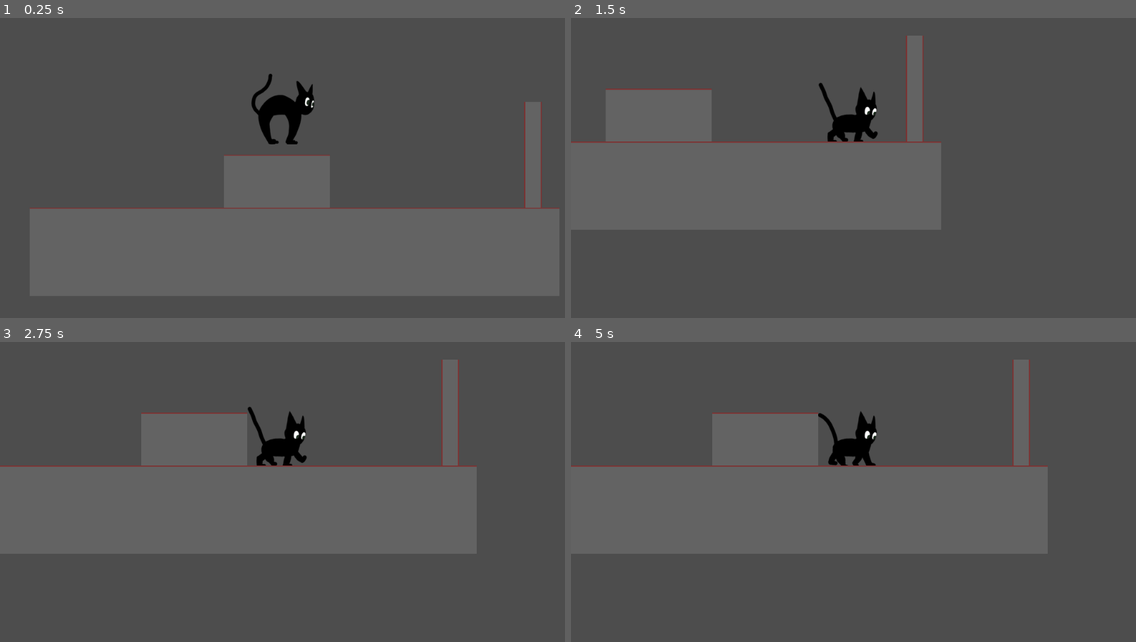
Above: before the commit, frames 1-4 (two rows, left to right).
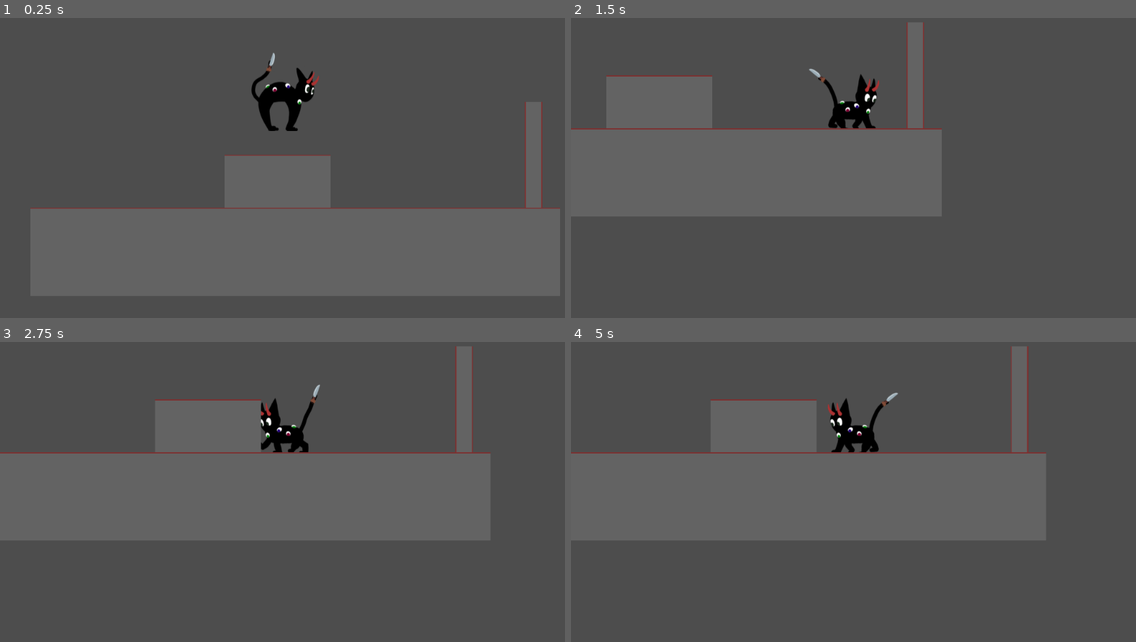
Above: after the commit, the same moments.

Repository: robchrischmidt/team-scarecrow-fear-me-gamejam
Game: Godot game, scene res://Scenes/L1.tscn
The game is run twice, just before and just after one commit, with the same random seed, the same clock (stepped at 60 frames per second) and the same inputs.
Inputs (mouse positions are in pixels of both pictures, inside the frame that each line leads up to):
- Up to frame 1 (0.25 s): no input
- Up to frame 2 (1.5 s): move the mouse to (977, 84) at 0.52 s; hold D (MoveRight) from 0.53 s (still down); tap J (Dash) at 0.6, 1.35 s; tap Space (Jump) at 0.77 s; move the mouse to (740, 126) at 1.27 s
- Up to frame 3 (2.75 s): tap Space (Jump) at 1.52 s; move the mouse to (outside the picture) at 2.02 s; release D (MoveRight) at 2.03 s; hold A (MoveLeft) from 2.03 s (still down); tap J (Dash) at 2.1 s
- Up to frame 4 (5 s): move the mouse to (825, 516) at 2.77 s; release A (MoveLeft) at 2.78 s; hold D (MoveRight) 2.78-4.28 s; tap J (Dash) at 2.85, 3.6, 4.35 s; tap Space (Jump) at 3.02, 3.77, 4.52 s; move the mouse to (1023, 495) at 3.52 s; move the mouse to (684, 366) at 4.27 s; hold A (MoveLeft) from 4.28 s (still down)

The runs differ from the first frame. In frame 1, 1.4% of the frame differs, in the area x 5-100%, y 11-64%; in frame 2, 2.0%; in frame 3, 2.5%, in the area x 0-87%, y 1-42%; in frame 4, 2.4%.

Commit message:
costume stuff

Diff:
--- a/Assets/Art/cat.tres
+++ b/Assets/Art/cat.tres
@@ -82,21 +82,21 @@
 atlas = ExtResource("1_qt5sr")
 region = Rect2(512, 0, 128, 128)
 
+[sub_resource type="AtlasTexture" id="AtlasTexture_0q16t"]
+atlas = ExtResource("1_qt5sr")
+region = Rect2(640, 512, 128, 128)
+
+[sub_resource type="AtlasTexture" id="AtlasTexture_ufenc"]
+atlas = ExtResource("1_qt5sr")
+region = Rect2(896, 512, 128, 128)
+
+[sub_resource type="AtlasTexture" id="AtlasTexture_4cbsj"]
+atlas = ExtResource("1_qt5sr")
+region = Rect2(768, 512, 128, 128)
+
 [sub_resource type="AtlasTexture" id="AtlasTexture_eyiao"]
 atlas = ExtResource("1_qt5sr")
 region = Rect2(0, 640, 128, 128)
-
-[sub_resource type="AtlasTexture" id="AtlasTexture_ufenc"]
-atlas = ExtResource("1_qt5sr")
-region = Rect2(896, 512, 128, 128)
-
-[sub_resource type="AtlasTexture" id="AtlasTexture_4cbsj"]
-atlas = ExtResource("1_qt5sr")
-region = Rect2(768, 512, 128, 128)
-
-[sub_resource type="AtlasTexture" id="AtlasTexture_0q16t"]
-atlas = ExtResource("1_qt5sr")
-region = Rect2(640, 512, 128, 128)
 
 [resource]
 animations = [{
@@ -187,16 +187,16 @@
 }, {
 "frames": [{
 "duration": 1.0,
+"texture": SubResource("AtlasTexture_0q16t")
+}, {
+"duration": 1.0,
+"texture": SubResource("AtlasTexture_ufenc")
+}, {
+"duration": 1.0,
+"texture": SubResource("AtlasTexture_4cbsj")
+}, {
+"duration": 1.0,
 "texture": SubResource("AtlasTexture_eyiao")
-}, {
-"duration": 1.0,
-"texture": SubResource("AtlasTexture_ufenc")
-}, {
-"duration": 1.0,
-"texture": SubResource("AtlasTexture_4cbsj")
-}, {
-"duration": 1.0,
-"texture": SubResource("AtlasTexture_0q16t")
 }],
 "loop": true,
 "name": &"walk",
--- /dev/null
+++ b/Assets/Art/knife.tres
@@ -0,0 +1,204 @@
+[gd_resource type="SpriteFrames" load_steps=26 format=3 uid="uid://cpy0l87gjbax6"]
+
+[ext_resource type="Texture2D" uid="uid://br3pamou86eyl" path="res://Assets/Art/knife_sprites.png" id="1_17ehf"]
+
+[sub_resource type="AtlasTexture" id="AtlasTexture_17ehf"]
+atlas = ExtResource("1_17ehf")
+region = Rect2(640, 0, 128, 256)
+
+[sub_resource type="AtlasTexture" id="AtlasTexture_63ubq"]
+atlas = ExtResource("1_17ehf")
+region = Rect2(768, 0, 128, 256)
+
+[sub_resource type="AtlasTexture" id="AtlasTexture_jtyj7"]
+atlas = ExtResource("1_17ehf")
+region = Rect2(896, 0, 128, 256)
+
+[sub_resource type="AtlasTexture" id="AtlasTexture_3m2dt"]
+atlas = ExtResource("1_17ehf")
+region = Rect2(0, 256, 128, 256)
+
+[sub_resource type="AtlasTexture" id="AtlasTexture_lk2pj"]
+atlas = ExtResource("1_17ehf")
+region = Rect2(128, 0, 128, 128)
+
+[sub_resource type="AtlasTexture" id="AtlasTexture_ix8pa"]
+atlas = ExtResource("1_17ehf")
+region = Rect2(256, 0, 128, 128)
+
+[sub_resource type="AtlasTexture" id="AtlasTexture_sj32e"]
+atlas = ExtResource("1_17ehf")
+region = Rect2(128, 256, 128, 128)
+
+[sub_resource type="AtlasTexture" id="AtlasTexture_p2jp6"]
+atlas = ExtResource("1_17ehf")
+region = Rect2(256, 256, 128, 128)
+
+[sub_resource type="AtlasTexture" id="AtlasTexture_xydya"]
+atlas = ExtResource("1_17ehf")
+region = Rect2(384, 256, 128, 128)
+
+[sub_resource type="AtlasTexture" id="AtlasTexture_onq1g"]
+atlas = ExtResource("1_17ehf")
+region = Rect2(512, 256, 128, 128)
+
+[sub_resource type="AtlasTexture" id="AtlasTexture_w05mc"]
+atlas = ExtResource("1_17ehf")
+region = Rect2(640, 256, 128, 128)
+
+[sub_resource type="AtlasTexture" id="AtlasTexture_cx0v6"]
+atlas = ExtResource("1_17ehf")
+region = Rect2(768, 256, 128, 128)
+
+[sub_resource type="AtlasTexture" id="AtlasTexture_dmmoc"]
+atlas = ExtResource("1_17ehf")
+region = Rect2(896, 256, 128, 128)
+
+[sub_resource type="AtlasTexture" id="AtlasTexture_mv56o"]
+atlas = ExtResource("1_17ehf")
+region = Rect2(0, 512, 128, 128)
+
+[sub_resource type="AtlasTexture" id="AtlasTexture_e1e72"]
+atlas = ExtResource("1_17ehf")
+region = Rect2(128, 512, 128, 128)
+
+[sub_resource type="AtlasTexture" id="AtlasTexture_nkfeo"]
+atlas = ExtResource("1_17ehf")
+region = Rect2(256, 512, 128, 128)
+
+[sub_resource type="AtlasTexture" id="AtlasTexture_s5lha"]
+atlas = ExtResource("1_17ehf")
+region = Rect2(384, 512, 128, 128)
+
+[sub_resource type="AtlasTexture" id="AtlasTexture_35xrv"]
+atlas = ExtResource("1_17ehf")
+region = Rect2(512, 512, 128, 128)
+
+[sub_resource type="AtlasTexture" id="AtlasTexture_ihf74"]
+atlas = ExtResource("1_17ehf")
+region = Rect2(384, 0, 128, 128)
+
+[sub_resource type="AtlasTexture" id="AtlasTexture_ednk7"]
+atlas = ExtResource("1_17ehf")
+region = Rect2(512, 0, 128, 128)
+
+[sub_resource type="AtlasTexture" id="AtlasTexture_02o1x"]
+atlas = ExtResource("1_17ehf")
+region = Rect2(640, 512, 128, 128)
+
+[sub_resource type="AtlasTexture" id="AtlasTexture_vdxvi"]
+atlas = ExtResource("1_17ehf")
+region = Rect2(768, 512, 128, 128)
+
+[sub_resource type="AtlasTexture" id="AtlasTexture_2dvyf"]
+atlas = ExtResource("1_17ehf")
+region = Rect2(896, 512, 128, 128)
+
+[sub_resource type="AtlasTexture" id="AtlasTexture_ytglc"]
+atlas = ExtResource("1_17ehf")
+region = Rect2(0, 640, 128, 128)
+
+[resource]
+animations = [{
+"frames": [{
+"duration": 1.0,
+"texture": SubResource("AtlasTexture_17ehf")
+}, {
+"duration": 1.0,
+"texture": SubResource("AtlasTexture_63ubq")
+}, {
+"duration": 1.0,
+"texture": SubResource("AtlasTexture_jtyj7")
+}, {
+"duration": 1.0,
+"texture": SubResource("AtlasTexture_3m2dt")
+}],
+"loop": true,
+"name": &"climb",
+"speed": 10.0
+}, {
+"frames": [{
+"duration": 1.0,
+"texture": SubResource("AtlasTexture_lk2pj")
+}],
+"loop": true,
+"name": &"fall",
+"speed": 0.0
+}, {
+"frames": [{
+"duration": 1.0,
+"texture": SubResource("AtlasTexture_ix8pa")
+}],
+"loop": true,
+"name": &"fall_move",
+"speed": 5.0
+}, {
+"frames": [{
+"duration": 1.0,
+"texture": SubResource("AtlasTexture_sj32e")
+}, {
+"duration": 1.0,
+"texture": SubResource("AtlasTexture_p2jp6")
+}, {
+"duration": 1.0,
+"texture": SubResource("AtlasTexture_xydya")
+}, {
+"duration": 1.0,
+"texture": SubResource("AtlasTexture_onq1g")
+}, {
+"duration": 1.0,
+"texture": SubResource("AtlasTexture_w05mc")
+}, {
+"duration": 1.0,
+"texture": SubResource("AtlasTexture_cx0v6")
+}, {
+"duration": 1.0,
+"texture": SubResource("AtlasTexture_dmmoc")
+}, {
+"duration": 1.0,
+"texture": SubResource("AtlasTexture_mv56o")
+}, {
+"duration": 1.0,
+"texture": SubResource("AtlasTexture_e1e72")
+}, {
+"duration": 1.0,
+"texture": SubResource("AtlasTexture_nkfeo")
+}, {
+"duration": 1.0,
+"texture": SubResource("AtlasTexture_s5lha")
+}, {
+"duration": 1.0,
+"texture": SubResource("AtlasTexture_35xrv")
+}],
+"loop": true,
+"name": &"idle",
+"speed": 10.0
+}, {
+"frames": [{
+"duration": 1.0,
+"texture": SubResource("AtlasTexture_ihf74")
+}, {
+"duration": 1.0,
+"texture": SubResource("AtlasTexture_ednk7")
+}],
+"loop": true,
+"name": &"jump_prep",
+"speed": 0.0
+}, {
+"frames": [{
+"duration": 1.0,
+"texture": SubResource("AtlasTexture_02o1x")
+}, {
+"duration": 1.0,
+"texture": SubResource("AtlasTexture_vdxvi")
+}, {
+"duration": 1.0,
+"texture": SubResource("AtlasTexture_2dvyf")
+}, {
+"duration": 1.0,
+"texture": SubResource("AtlasTexture_ytglc")
+}],
+"loop": true,
+"name": &"walk",
+"speed": 9.0
+}]
--- a/Objects/Player/AnimatedSprite2d.gd
+++ b/Objects/Player/AnimatedSprite2d.gd
@@ -1,34 +1,63 @@
 extends AnimatedSprite2D
+@export var c_body : CharacterBody2D
+@export var knife : AnimatedSprite2D
+@export var horns : AnimatedSprite2D
+@export var eyes : AnimatedSprite2D
 
+const knifeOffsetX = -26
+const hornOffsetX = 12
+func _process(delta: float) -> void:
+	if c_body.velocity.x > 0:
+		flip_h = false
+		knife.flip_h = false
+		knife.offset.x = knifeOffsetX
+		horns.flip_h = false
+		horns.offset.x = hornOffsetX
+		eyes.flip_h = false
+	if c_body.velocity.x < 0:
+		flip_h = true
+		knife.flip_h = true
+		knife.offset.x = -knifeOffsetX
+		horns.flip_h = true
+		horns.offset.x = -hornOffsetX
+		eyes.flip_h = true
+	pass
+
+func play_anims(name) ->void:
+	play(name)
+	knife.play(name)
+	horns.play(name)
+	eyes.play(name)
+	pass
 func _on_movement_controller__move() -> void:
-	play("walk")
+	play_anims("walk")
 	pass # Replace with function body.
 
 func _on_movement_controller__idle() -> void:
-	play("idle")
+	play_anims("idle")
 	pass # Replace with function body.
 
 func _on_movement_controller__air_idle() -> void:
-	play("fall")
+	play_anims("fall")
 	pass # Replace with function body.
 
 func _on_movement_controller__air_move() -> void:
-	play("fall_move")
+	play_anims("fall_move")
 	pass # Replace with function body.
 
 
 func _on_movement_controller__jump_idle() -> void:
-	play("fall")
+	play_anims("fall")
 	pass # Replace with function body.
 
 func _on_movement_controller__jump_move() -> void:
-	play("fall_move")
+	play_anims("fall_move")
 	pass # Replace with function body.
 
 func _on_movement_controller__fall_idle() -> void:
-	play("fall")
+	play_anims("fall")
 	pass # Replace with function body.
 
 func _on_movement_controller__fall_move() -> void:
-	play("fall_move")
+	play_anims("fall_move")
 	pass # Replace with function body.
--- a/Objects/Player/Player.tscn
+++ b/Objects/Player/Player.tscn
@@ -1,17 +1,185 @@
-[gd_scene load_steps=9 format=3 uid="uid://bl6wh4amp8ljg"]
+[gd_scene load_steps=29 format=3 uid="uid://bl6wh4amp8ljg"]
 
 [ext_resource type="Script" uid="uid://c1kret0ix6iht" path="res://Objects/Player/Player.gd" id="1_we6tp"]
 [ext_resource type="Script" uid="uid://br1vs868dmesp" path="res://Objects/Player/Effects.gd" id="2_oansn"]
 [ext_resource type="Script" uid="uid://b0hot2esg3sgb" path="res://Objects/Player/MovementController.gd" id="3_cac6a"]
 [ext_resource type="Texture2D" uid="uid://how8nd5sgkun" path="res://Assets/Art/Dot.png" id="4_b0me6"]
 [ext_resource type="SpriteFrames" uid="uid://dc7obffplb4yl" path="res://Assets/Art/cat.tres" id="5_b872d"]
+[ext_resource type="Texture2D" uid="uid://5j2sk8ghi5uo" path="res://Assets/Art/alignment_ref.png" id="5_y01d7"]
 [ext_resource type="Script" uid="uid://23wjywdm36a6" path="res://Objects/Player/AnimatedSprite2d.gd" id="6_1qpp8"]
+[ext_resource type="SpriteFrames" uid="uid://cpy0l87gjbax6" path="res://Assets/Art/knife.tres" id="7_nd6ml"]
+[ext_resource type="Texture2D" uid="uid://dw78jqrasg0xx" path="res://Assets/Art/horns.png" id="9_7t0p5"]
+[ext_resource type="Texture2D" uid="uid://b3jvlhwphswi2" path="res://Assets/Art/eyes.png" id="10_ebgc0"]
 
 [sub_resource type="RectangleShape2D" id="RectangleShape2D_we6tp"]
-size = Vector2(128, 128)
+size = Vector2(80, 80)
 
 [sub_resource type="PlaceholderTexture2D" id="PlaceholderTexture2D_cac6a"]
 size = Vector2(128, 128)
+
+[sub_resource type="AtlasTexture" id="AtlasTexture_ebgc0"]
+atlas = ExtResource("9_7t0p5")
+region = Rect2(512, 0, 128, 256)
+
+[sub_resource type="AtlasTexture" id="AtlasTexture_1ggq4"]
+atlas = ExtResource("9_7t0p5")
+region = Rect2(256, 0, 128, 128)
+
+[sub_resource type="AtlasTexture" id="AtlasTexture_q10m3"]
+atlas = ExtResource("9_7t0p5")
+region = Rect2(384, 0, 128, 128)
+
+[sub_resource type="AtlasTexture" id="AtlasTexture_ufaat"]
+atlas = ExtResource("9_7t0p5")
+region = Rect2(640, 0, 128, 128)
+
+[sub_resource type="AtlasTexture" id="AtlasTexture_8ngx6"]
+atlas = ExtResource("9_7t0p5")
+region = Rect2(128, 0, 128, 128)
+
+[sub_resource type="AtlasTexture" id="AtlasTexture_b2dcs"]
+atlas = ExtResource("9_7t0p5")
+region = Rect2(0, 0, 128, 128)
+
+[sub_resource type="AtlasTexture" id="AtlasTexture_0elat"]
+atlas = ExtResource("9_7t0p5")
+region = Rect2(640, 0, 128, 128)
+
+[sub_resource type="SpriteFrames" id="SpriteFrames_rccl5"]
+animations = [{
+"frames": [{
+"duration": 1.0,
+"texture": SubResource("AtlasTexture_ebgc0")
+}],
+"loop": true,
+"name": &"climb",
+"speed": 5.0
+}, {
+"frames": [{
+"duration": 1.0,
+"texture": SubResource("AtlasTexture_1ggq4")
+}],
+"loop": true,
+"name": &"fall",
+"speed": 5.0
+}, {
+"frames": [{
+"duration": 1.0,
+"texture": SubResource("AtlasTexture_q10m3")
+}],
+"loop": true,
+"name": &"fall_move",
+"speed": 5.0
+}, {
+"frames": [{
+"duration": 1.0,
+"texture": SubResource("AtlasTexture_ufaat")
+}],
+"loop": true,
+"name": &"idle",
+"speed": 5.0
+}, {
+"frames": [{
+"duration": 1.0,
+"texture": SubResource("AtlasTexture_8ngx6")
+}, {
+"duration": 1.0,
+"texture": SubResource("AtlasTexture_b2dcs")
+}],
+"loop": true,
+"name": &"jump_prep",
+"speed": 0.0
+}, {
+"frames": [{
+"duration": 1.0,
+"texture": SubResource("AtlasTexture_0elat")
+}],
+"loop": true,
+"name": &"walk",
+"speed": 5.0
+}]
+
+[sub_resource type="AtlasTexture" id="AtlasTexture_rccl5"]
+atlas = ExtResource("10_ebgc0")
+region = Rect2(640, 0, 128, 256)
+
+[sub_resource type="AtlasTexture" id="AtlasTexture_5tcu3"]
+atlas = ExtResource("10_ebgc0")
+region = Rect2(128, 0, 128, 128)
+
+[sub_resource type="AtlasTexture" id="AtlasTexture_gidut"]
+atlas = ExtResource("10_ebgc0")
+region = Rect2(512, 0, 128, 128)
+
+[sub_resource type="AtlasTexture" id="AtlasTexture_jxew8"]
+atlas = ExtResource("10_ebgc0")
+region = Rect2(0, 0, 128, 128)
+
+[sub_resource type="AtlasTexture" id="AtlasTexture_l5gqa"]
+atlas = ExtResource("10_ebgc0")
+region = Rect2(384, 0, 128, 128)
+
+[sub_resource type="AtlasTexture" id="AtlasTexture_l4g2p"]
+atlas = ExtResource("10_ebgc0")
+region = Rect2(768, 0, 128, 128)
+
+[sub_resource type="AtlasTexture" id="AtlasTexture_1mjck"]
+atlas = ExtResource("10_ebgc0")
+region = Rect2(256, 0, 128, 128)
+
+[sub_resource type="SpriteFrames" id="SpriteFrames_wpnx7"]
+animations = [{
+"frames": [{
+"duration": 1.0,
+"texture": SubResource("AtlasTexture_rccl5")
+}],
+"loop": true,
+"name": &"climb",
+"speed": 5.0
+}, {
+"frames": [{
+"duration": 1.0,
+"texture": SubResource("AtlasTexture_5tcu3")
+}],
+"loop": true,
+"name": &"fall",
+"speed": 5.0
+}, {
+"frames": [{
+"duration": 1.0,
+"texture": SubResource("AtlasTexture_gidut")
+}],
+"loop": true,
+"name": &"fall_move",
+"speed": 5.0
+}, {
+"frames": [{
+"duration": 1.0,
+"texture": SubResource("AtlasTexture_jxew8")
+}],
+"loop": true,
+"name": &"idle",
+"speed": 5.0
+}, {
+"frames": [{
+"duration": 1.0,
+"texture": SubResource("AtlasTexture_l5gqa")
+}, {
+"duration": 1.0,
+"texture": SubResource("AtlasTexture_l4g2p")
+}],
+"loop": true,
+"name": &"jump_prep",
+"speed": 5.0
+}, {
+"frames": [{
+"duration": 1.0,
+"texture": SubResource("AtlasTexture_1mjck")
+}],
+"loop": true,
+"name": &"walk",
+"speed": 5.0
+}]
 
 [node name="Player" type="CharacterBody2D"]
 script = ExtResource("1_we6tp")
@@ -67,12 +235,37 @@
 texture = ExtResource("4_b0me6")
 texture_mode = 1
 
-[node name="AnimatedSprite2D" type="AnimatedSprite2D" parent="."]
+[node name="Sprite2D2" type="Sprite2D" parent="."]
+visible = false
+texture = ExtResource("5_y01d7")
+offset = Vector2(0, -18.705)
+
+[node name="AnimatedSprite2D" type="AnimatedSprite2D" parent="." node_paths=PackedStringArray("c_body", "knife", "horns", "eyes")]
 sprite_frames = ExtResource("5_b872d")
-animation = &"fall"
-autoplay = "climb"
-offset = Vector2(0, 5)
+animation = &"jump_prep"
+frame = 1
+offset = Vector2(0, -18.705)
 script = ExtResource("6_1qpp8")
+c_body = NodePath("..")
+knife = NodePath("../KnifeSprite2D")
+horns = NodePath("../HornsSprite2D")
+eyes = NodePath("../EyesSprite2D")
+
+[node name="KnifeSprite2D" type="AnimatedSprite2D" parent="."]
+sprite_frames = ExtResource("7_nd6ml")
+animation = &"climb"
+offset = Vector2(-26, -33.69)
+
+[node name="HornsSprite2D" type="AnimatedSprite2D" parent="."]
+sprite_frames = SubResource("SpriteFrames_rccl5")
+animation = &"climb"
+offset = Vector2(12.095, -18.705)
+
+[node name="EyesSprite2D" type="AnimatedSprite2D" parent="."]
+sprite_frames = SubResource("SpriteFrames_wpnx7")
+animation = &"walk"
+frame_progress = 0.827817
+offset = Vector2(0, -18.705)
 
 [connection signal="_air_idle" from="MovementController" to="Effects" method="_air_idle"]
 [connection signal="_air_idle" from="MovementController" to="AnimatedSprite2D" method="_on_movement_controller__air_idle"]
--- a/Scenes/L1.tscn
+++ b/Scenes/L1.tscn
@@ -40,5 +40,6 @@
 position = Vector2(458, 139)
 
 [node name="TileMapLayer" type="TileMapLayer" parent="."]
+position = Vector2(1, 0)
 tile_map_data = PackedByteArray("AAABAAwAAQAAAAEAAAACAAwAAQAAAAEAAAADAAwAAQAAAAEAAAAEAAwAAQAAAAEAAAAFAAwAAQAAAAEAAAAGAA …(2704 unchanged characters)…
 tile_set = SubResource("TileSet_ef5wv")
Binary file added: Assets/Art/alignment_ref.png
Not shown, added: Assets/Art/alignment_ref.png.import
Not shown, added: Assets/Art/cat_sprites.png.import
Binary file added: Assets/Art/eyes.png
Not shown, added: Assets/Art/eyes.png.import
Binary file added: Assets/Art/horns.png
Not shown, added: Assets/Art/horns.png.import
Binary file added: Assets/Art/knife_sprites.png
Not shown, added: Assets/Art/knife_sprites.png.import
